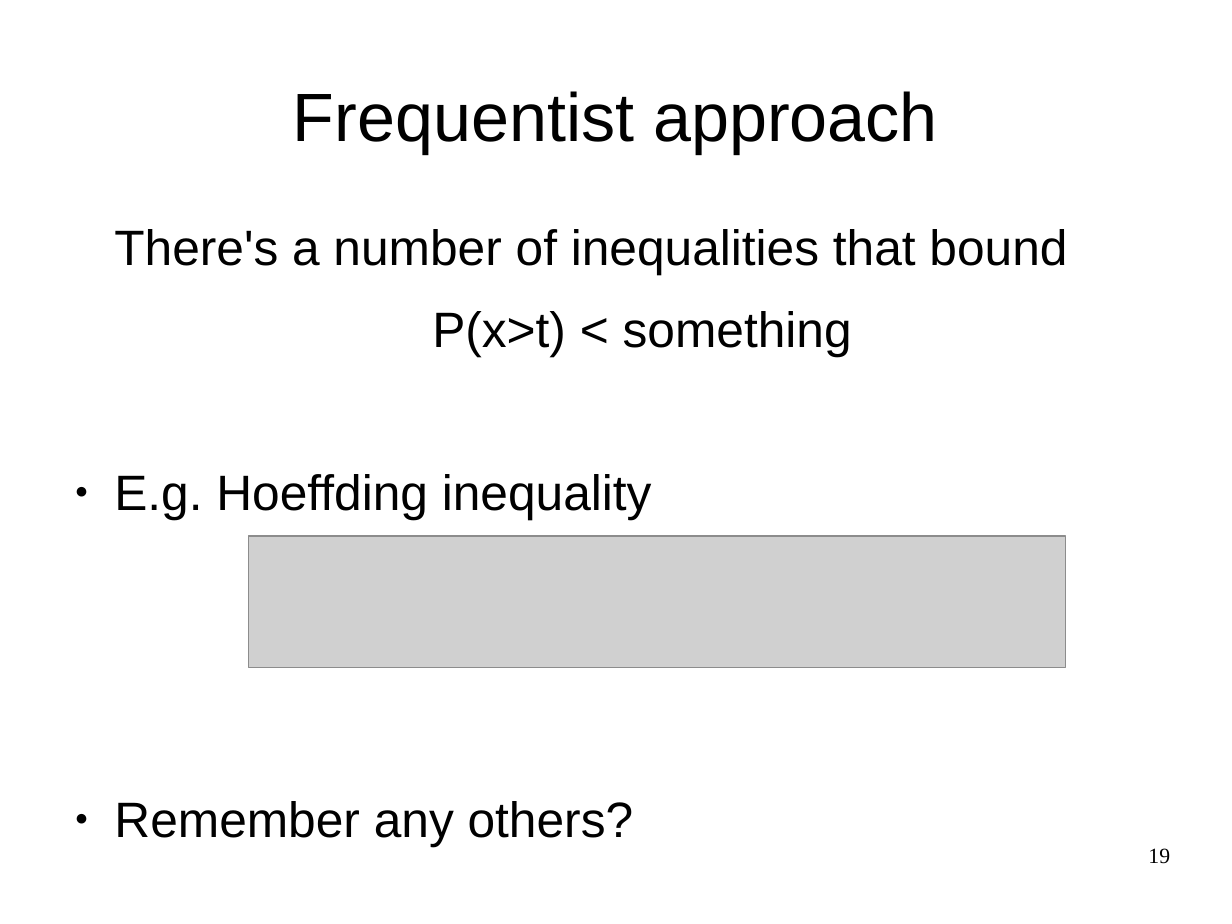
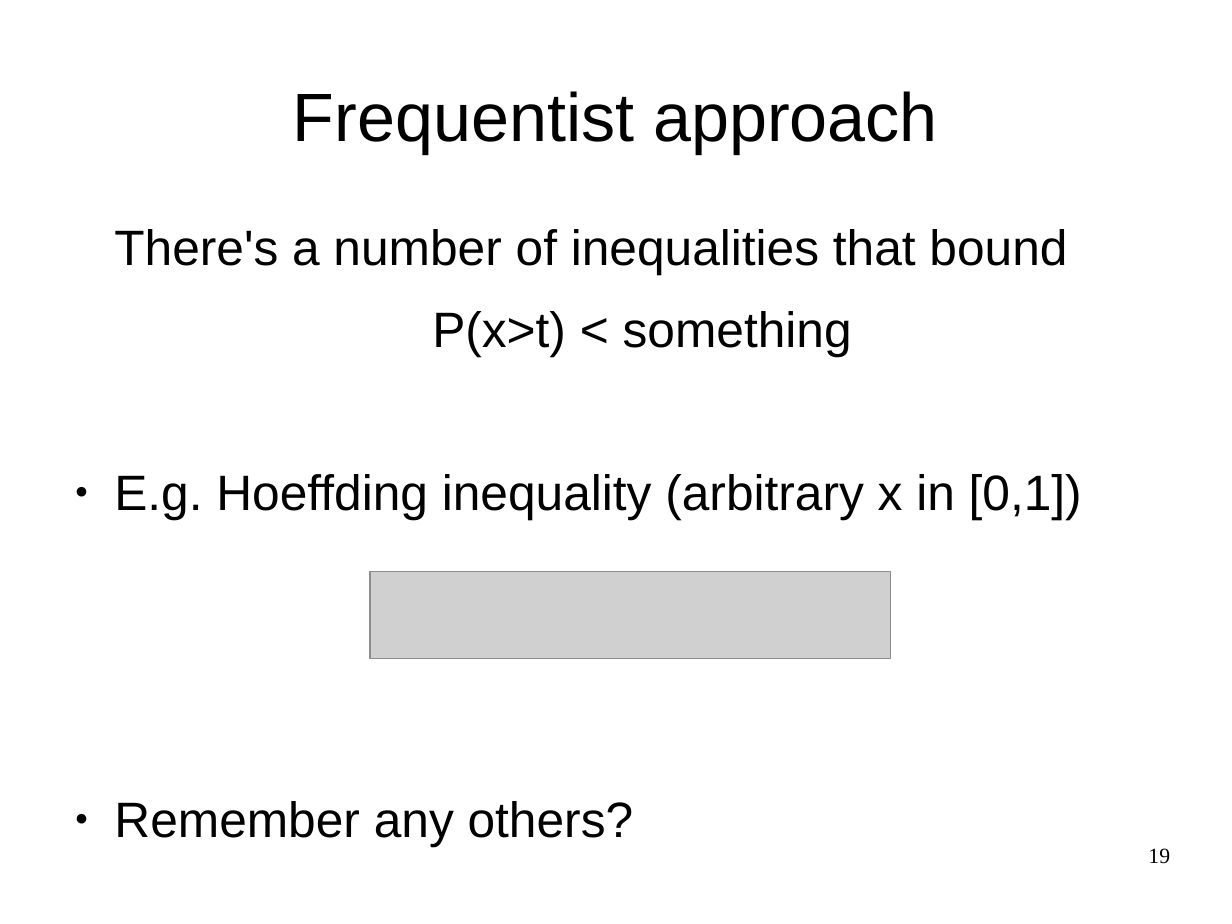
Before and after one commit to justheuristic/picsart_rl, a slide deck: slide 19 of day4/lecture_part1.odp. Drawn at 1232x924 pixels with LibreOffice and Linux fonts; fonts in the diff are those of the drawing; grey boxes stand for pictures. Boxes give left, top, right and bottom in pixels: in the first picture for what was removed or moved away, otherwise in the second. Text is boxed around its words. In the diff, an @@ line names an element or a change of style, - is before the commit and + after.

Commit message:
fix lecture titles, minor typos, major typos, etc.

```diff
--- a/day4/lecture_part1.odp
+++ b/day4/lecture_part1.odp
@@ text at <box>114,474,1082,520</box>: text changed @@
-● E.g. Hoeffding inequality
+● E.g. Hoeffding inequality (arbitrary x in [0,1])
@@ picture: place and size @@
-picture at <box>248,537,1065,667</box>
+picture at <box>370,571,890,658</box>
```
Also in this commit, not shown: 14 other slides changed, 3 slides added, 2 slides removed, 2 other files.
